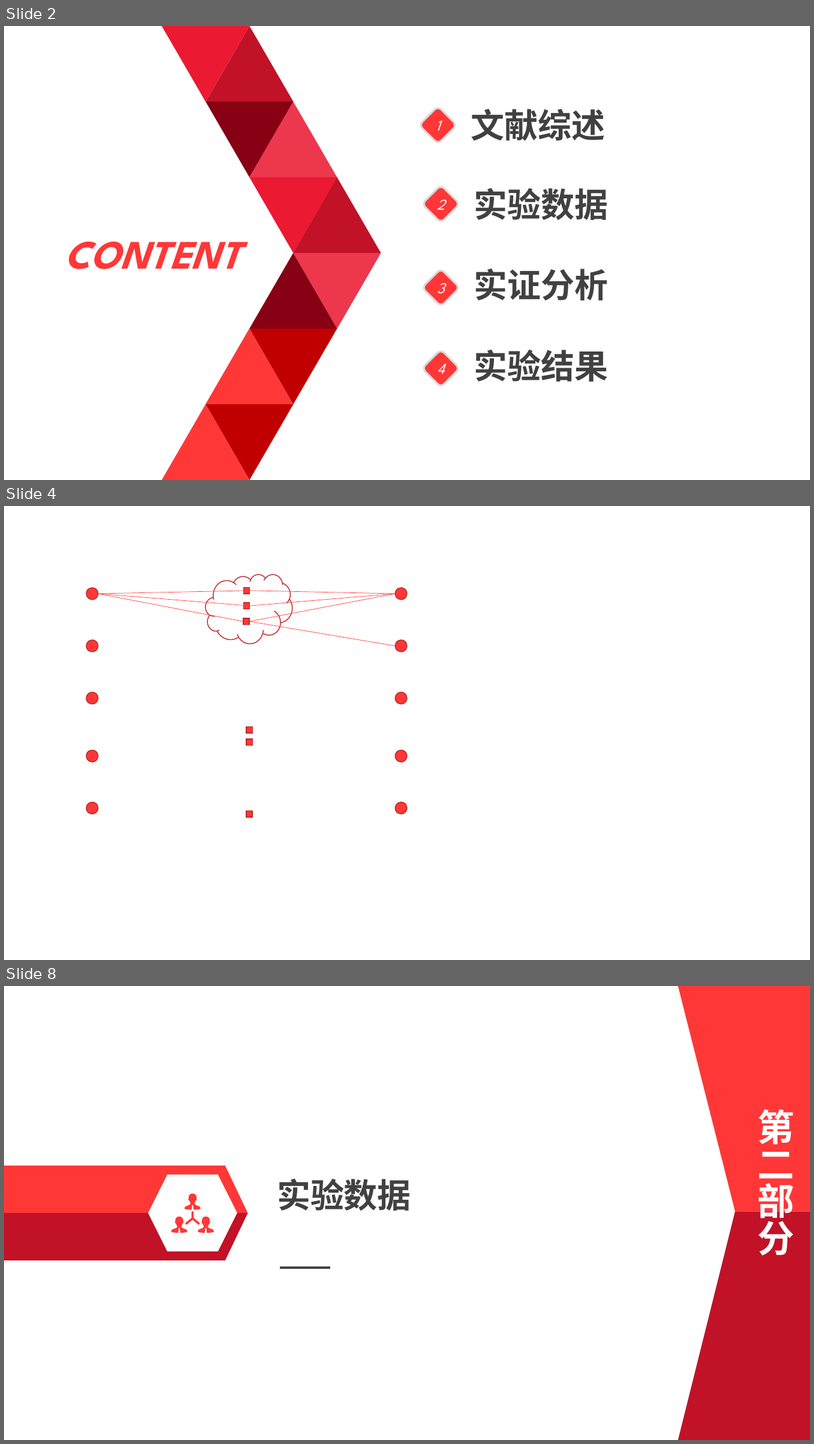
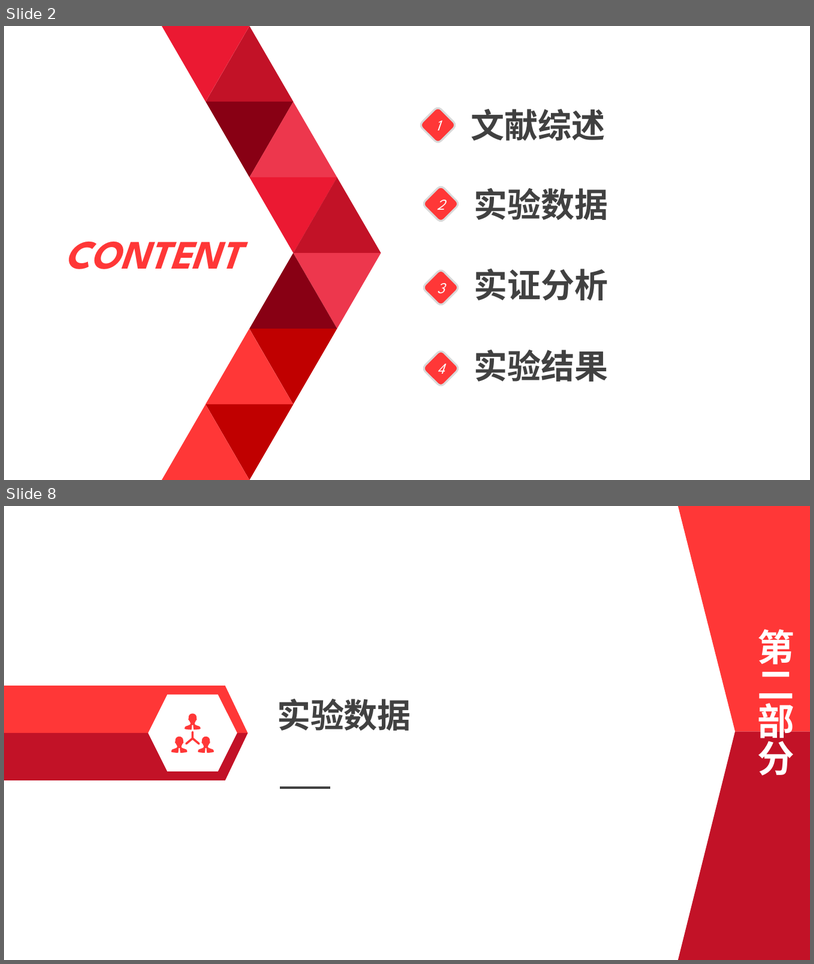
Before and after one commit to FinTechNJU/EMcode, a slide deck: Documents/李康毕业论文答辩.pptx. Shown one above the other, each under a label of ours: slides 2, 4 and 8 before the commit, slides 2 and 8 after it; the slides between them are not shown. The pictures are 814x1444 and 814x964 pixels, drawn with LibreOffice and Linux fonts; fonts in the diff are those of the drawing. Boxes give left, top, right and bottom in pixels: in the first picture for what was removed or moved away, otherwise in the second. Text is boxed around its words. In the diff, an @@ line names an element or a change of style, - is before the commit and + after.

```diff
--- a/Documents/李康毕业论文答辩.pptx
+++ b/Documents/李康毕业论文答辩.pptx
@@ slide 4 removed at box(4, 506, 810, 960), background #FFFFFF @@
@@ cloud removed at box(206, 574, 293, 643) @@
@@ ellipse removed at box(86, 588, 98, 600) @@
@@ line removed from (98, 594) to (250, 591) @@
@@ line removed from (98, 594) to (250, 606) @@
@@ line removed from (98, 594) to (243, 622) @@
@@ rectangle removed at box(243, 588, 249, 594) @@
@@ line removed from (249, 622) to (395, 594) @@
@@ line removed from (250, 591) to (395, 594) @@
@@ line removed from (250, 606) to (395, 594) @@
@@ ellipse removed at box(395, 588, 408, 600) @@
@@ rectangle removed at box(243, 603, 249, 609) @@
@@ rectangle removed at box(243, 619, 249, 625) @@
@@ line removed from (249, 622) to (395, 646) @@
@@ ellipse removed at box(86, 640, 98, 652) @@
@@ ellipse removed at box(395, 640, 408, 652) @@
@@ ellipse removed at box(86, 693, 98, 705) @@
@@ ellipse removed at box(395, 693, 408, 705) @@
@@ rectangle removed at box(246, 739, 252, 745) @@
@@ rectangle removed at box(246, 727, 252, 733) @@
@@ ellipse removed at box(86, 750, 98, 762) @@
@@ ellipse removed at box(395, 750, 408, 762) @@
@@ ellipse removed at box(86, 802, 98, 814) @@
@@ rectangle removed at box(246, 811, 252, 817) @@
@@ ellipse removed at box(395, 802, 408, 814) @@
```
Also in this commit, not shown: 10 slides changed, 4 slides added, 3 other slides removed, 2 other files.
